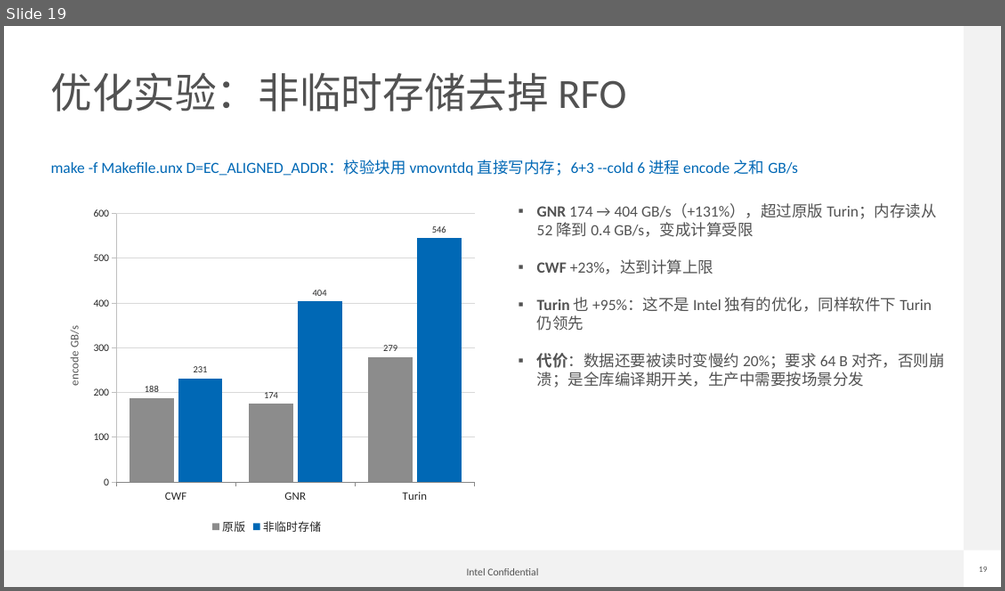
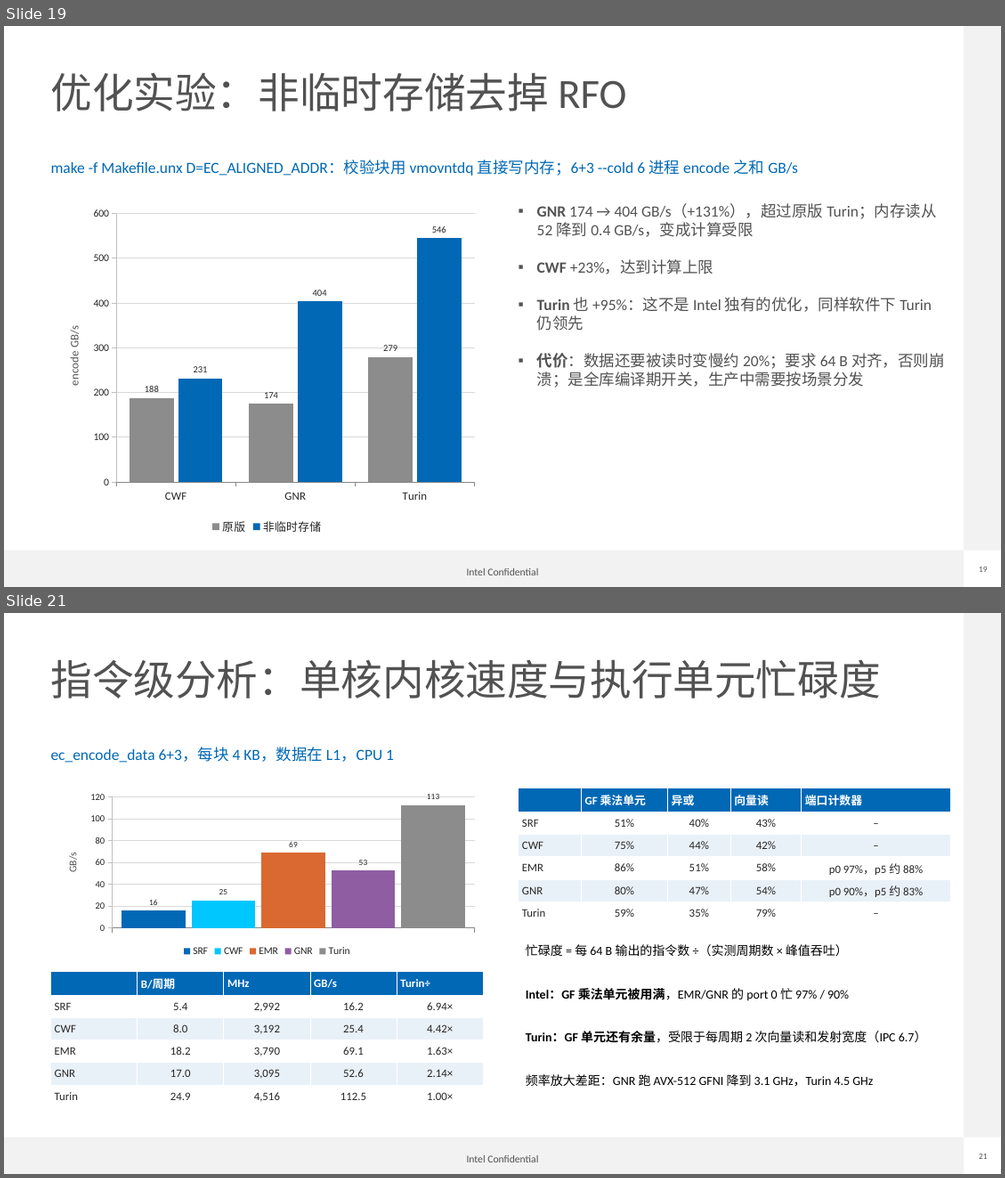
Before and after one commit to liangintel/liang-isa-l, a slide deck: erasure_code/bench/ec_report.pptx. Shown one above the other, each under a label of ours: slide 19 before the commit, slides 19 and 21 after it; the slides between them are not shown. The pictures are 1005x591 and 1005x1178 pixels, drawn with LibreOffice and Linux fonts; fonts in the diff are those of the drawing; background and template pictures are left out. Boxes give left, top, right and bottom in pixels: in the first picture for what was removed or moved away, otherwise in the second. Text is boxed around its words. In the diff, an @@ line names an element or a change of style, - is before the commit and + after.

```diff
--- a/erasure_code/bench/ec_report.pptx
+++ b/erasure_code/bench/ec_report.pptx
@@ slide 21 added at [4, 613, 1001, 1174], background #FFFFFF; not listed: 4 template elements that a slide beside it also shows @@
@@ title added at [51, 659, 881, 698], 40 pt, text #525252 @@
+指令级分析：单核内核速度与执行单元忙碌度
@@ text added at [51, 747, 394, 763], 15 pt, text #0068B5 @@
+ec_encode_data 6+3，每块 4 KB，数据在 L1，CPU 1
@@ column chart added at [50, 788, 483, 960] @@
+categories: 1
+SRF: 16
+CWF: 25
+EMR: 69
+GNR: 53
+Turin: 113
@@ table added at [518, 788, 952, 923], 6 rows, 5 columns @@
+ | GF 乘法单元 | 异或 | 向量读 | 端口计数器
+SRF | 51% | 40% | 43% | –
+CWF | 75% | 44% | 42% | –
+EMR | 86% | 51% | 58% | p0 97%，p5 约 88%
+GNR | 80% | 47% | 54% | p0 90%，p5 约 83%
+Turin | 59% | 35% | 79% | –
@@ text added at [526, 944, 927, 1086], 12 pt, text #000000 @@
+忙碌度 = 每 64 B 输出的指令数 ÷（实测周期数 × 峰值吞吐）
+Intel：GF 乘法单元被用满，EMR/GNR 的 port 0 忙 97% / 90%
+Turin：GF 单元还有余量，受限于每周期 2 次向量读和发射宽度（IPC 6.7）
+频率放大差距：GNR 跑 AVX-512 GFNI 降到 3.1 GHz，Turin 4.5 GHz
@@ table added at [50, 971, 484, 1106], 6 rows, 5 columns @@
+ | B/周期 | MHz | GB/s | Turin÷
+SRF | 5.4 | 2,992 | 16.2 | 6.94×
+CWF | 8.0 | 3,192 | 25.4 | 4.42×
+EMR | 18.2 | 3,790 | 69.1 | 1.63×
+GNR | 17.0 | 3,095 | 52.6 | 2.14×
+Turin | 24.9 | 4,516 | 112.5 | 1.00×
```
Also in this commit, not shown: 2 slides changed, 2 other slides added, 3 other files.
